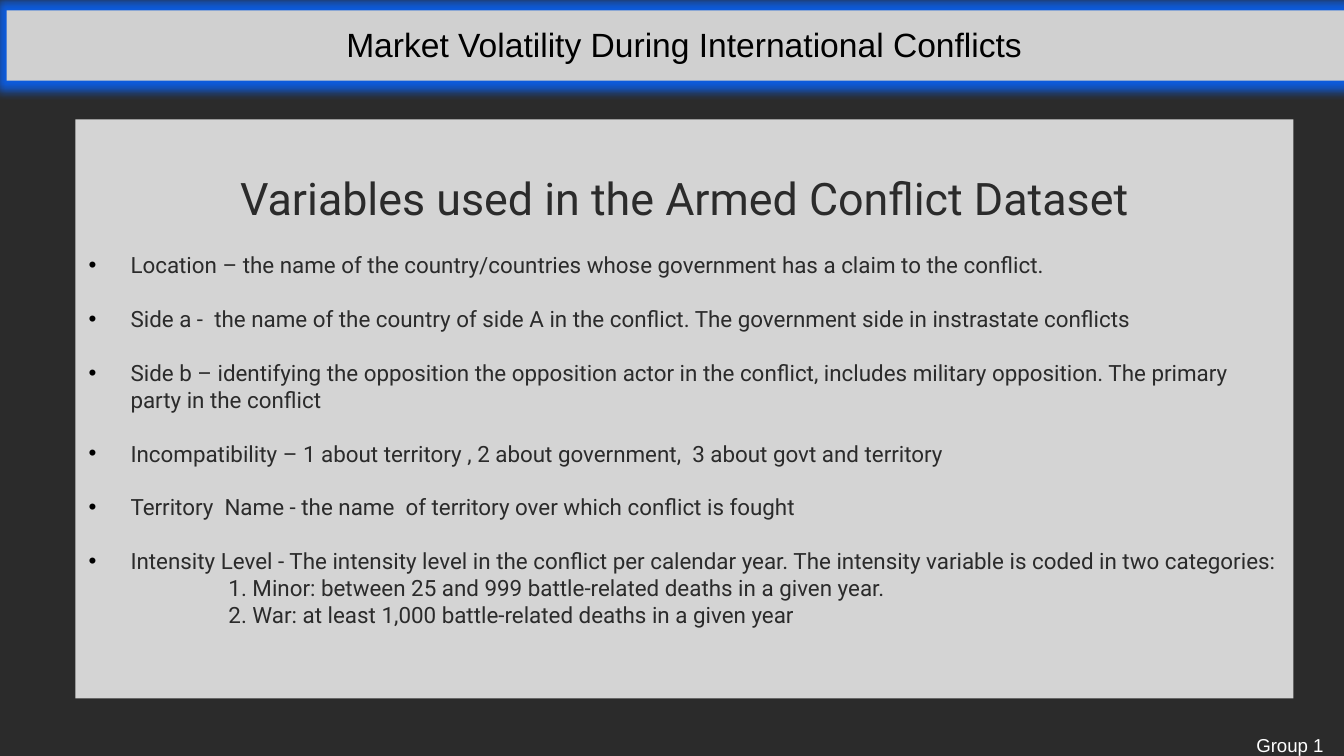
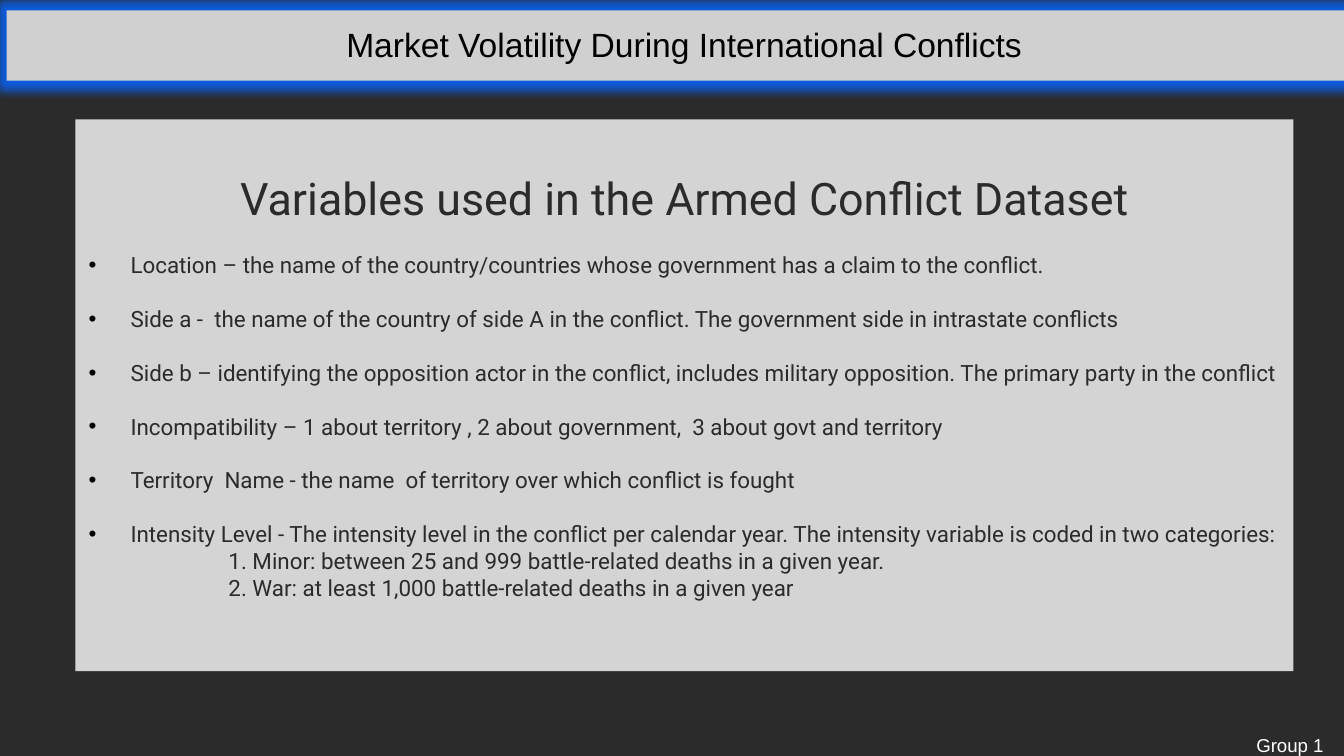
Before and after one commit to THeath15/Team1--Project, a slide deck: slide 11 of Group1 presentation revised 3.pptx (slide 7 before the commit). Drawn at 1344x756 pixels with LibreOffice and Linux fonts; fonts in the diff are those of the drawing; grey boxes stand for pictures; background and template pictures are left out; a plain dark background stands for a picture behind light text. Boxes give left, top, right and bottom in pixels: in the first picture for what was removed or moved away, otherwise in the second. Text is boxed around its words. In the diff, an @@ line names an element or a change of style, - is before the commit and + after.

```diff
--- a/Group1 presentation revised 3.pptx
+++ b/Group1 presentation revised 3.pptx
@@ rectangle "Variables used in the Armed ..." resized from (x1=75, y1=120, x2=1293, y2=699) to (x1=75, y1=120, x2=1293, y2=672) @@
@@ text in rectangle at (x1=131, y1=310, x2=1275, y2=386): text changed @@
-• Side a - the name of the country of side A in the conflict. The government side in instrastate conflicts
-• Side b – identifying the opposition the opposition actor in the conflict, includes military opposition. The primary party in the conflict
+• Side a - the name of the country of side A in the conflict. The government side in intrastate conflicts
+• Side b – identifying the opposition actor in the conflict, includes military opposition. The primary party in the conflict
```
Also in this commit, not shown: 7 other slides changed.
